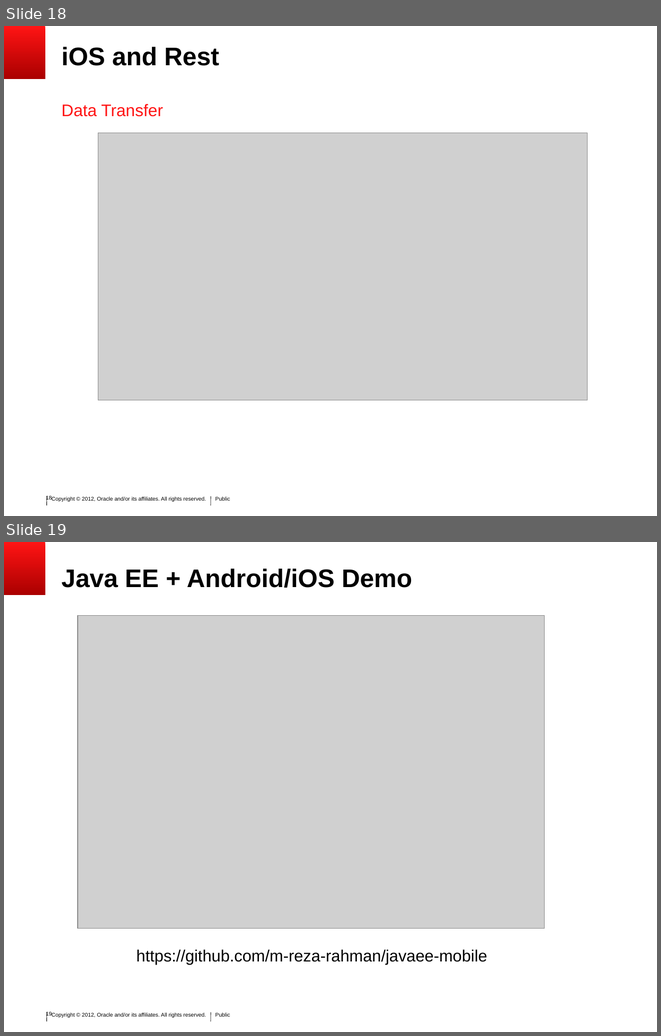
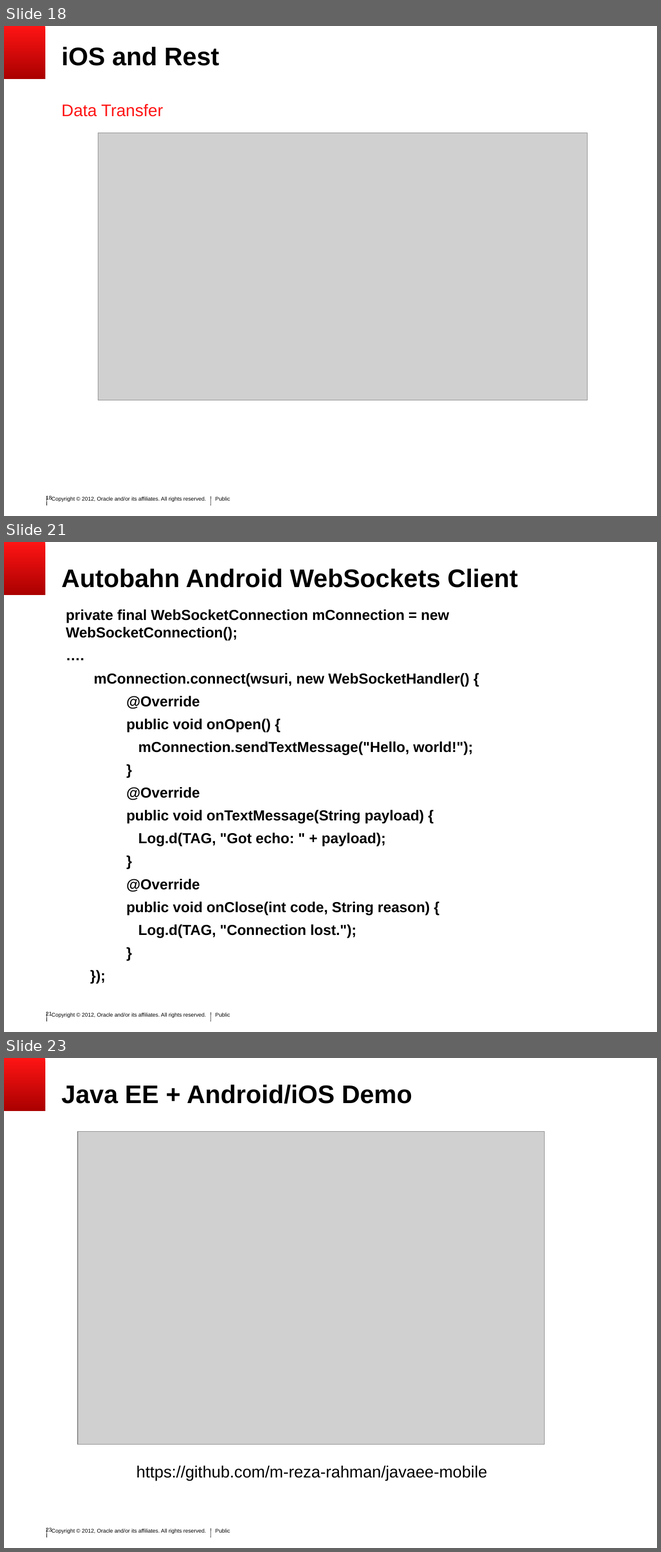
Before and after one commit to SoryBalde/javaee-mobile, a slide deck: javaee_mobile.ppt. Shown one above the other, each under a label of ours: slides 18 and 19 before the commit, slides 18, 21 and 23 after it; the slides between them are not shown. The pictures are 661x1036 and 661x1552 pixels, drawn with LibreOffice and Linux fonts; fonts in the diff are those of the drawing; grey boxes stand for pictures; background and template pictures are left out. Boxes give left, top, right and bottom in pixels: in the first picture for what was removed or moved away, otherwise in the second. Text is boxed around its words. In the diff, an @@ line names an element or a change of style, - is before the commit and + after.

Commit message:
added Android slides

```diff
--- a/javaee_mobile.ppt
+++ b/javaee_mobile.ppt
@@ slide 21 added at (4, 542, 657, 1032), background #FFFFFF; not listed: 6 template elements that a slide beside it also shows @@
@@ title added at (61, 568, 518, 588), 28 pt, text #000000, bold @@
+Autobahn Android WebSockets Client
@@ text added at (66, 609, 473, 938), 16 pt, text #000000, bold @@
+private final WebSocketConnection mConnection = new WebSocketConnection();
+….
+mConnection.connect(wsuri, new WebSocketHandler() {
+  @Override
+  public void onOpen() {
+  mConnection.sendTextMessage("Hello, world!");
+  }
+  @Override
+  public void onTextMessage(String payload) {
+  Log.d(TAG, "Got echo: " + payload);
+  }
+  @Override
+  public void onClose(int code, String reason) {
+  Log.d(TAG, "Connection lost.");
+  }
+  });
@@ what was slide 19 is now slide 23 @@
@@ page number at (46, 1528, 52, 1532): text changed @@
-19
+23
```
Also in this commit, not shown: 1 slide changed, 3 other slides added.
